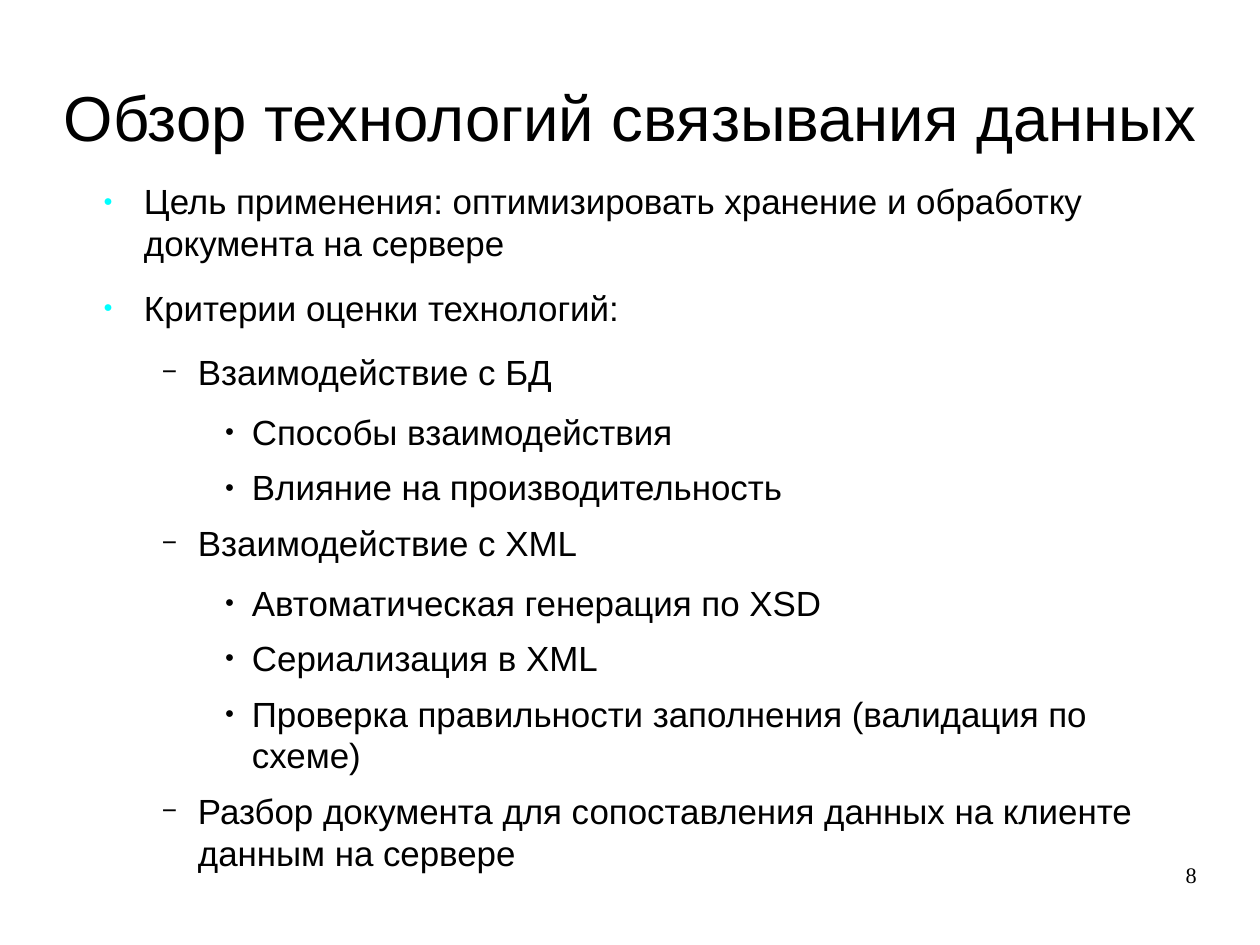
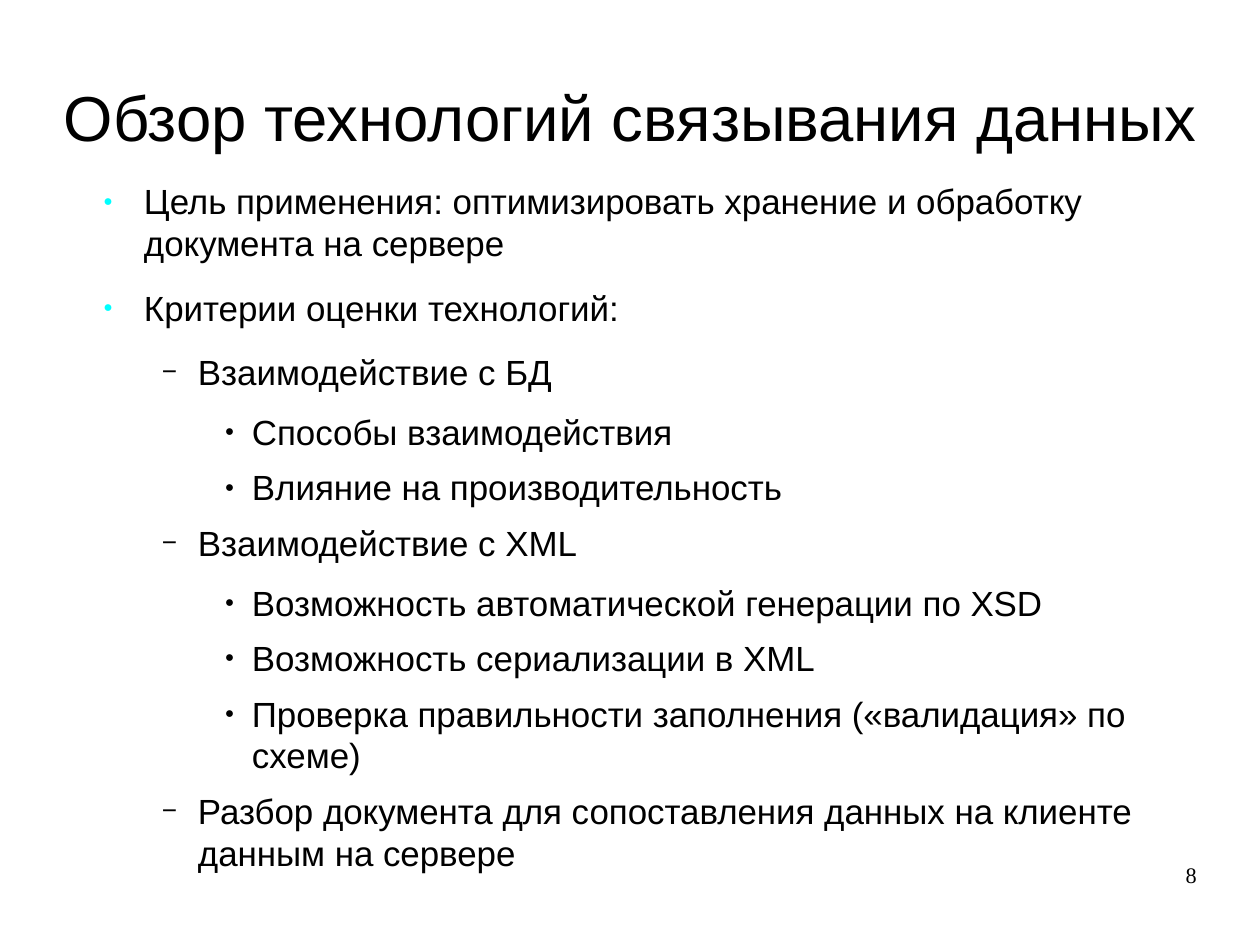
Before and after one commit to aeremenok/a-team-777, a slide deck: slide 8 of diploma/eav/diploma/demo.odp. Drawn at 1260x945 pixels with LibreOffice and Linux fonts; fonts in the diff are those of the drawing. Boxes give left, top, right and bottom in pixels: in the first picture for what was removed or moved away, otherwise in the second. Text is boxed around its words. In the diff, an @@ line names an element or a change of style, - is before the commit and + after.

```diff
--- a/diploma/eav/diploma/demo.odp
+++ b/diploma/eav/diploma/demo.odp
@@ text at (x1=252, y1=590, x2=1125, y2=775): text changed @@
-    ● Автоматическая генерация по XSD
-    ● Сериализация в XML
-    ● Проверка правильности заполнения (валидация по схеме)
+    ● Возможность автоматической генерации по XSD
+    ● Возможность сериализации в XML
+    ● Проверка правильности заполнения («валидация» по схеме)
```
Also in this commit, not shown: 7 other slides changed, 2 other files.
